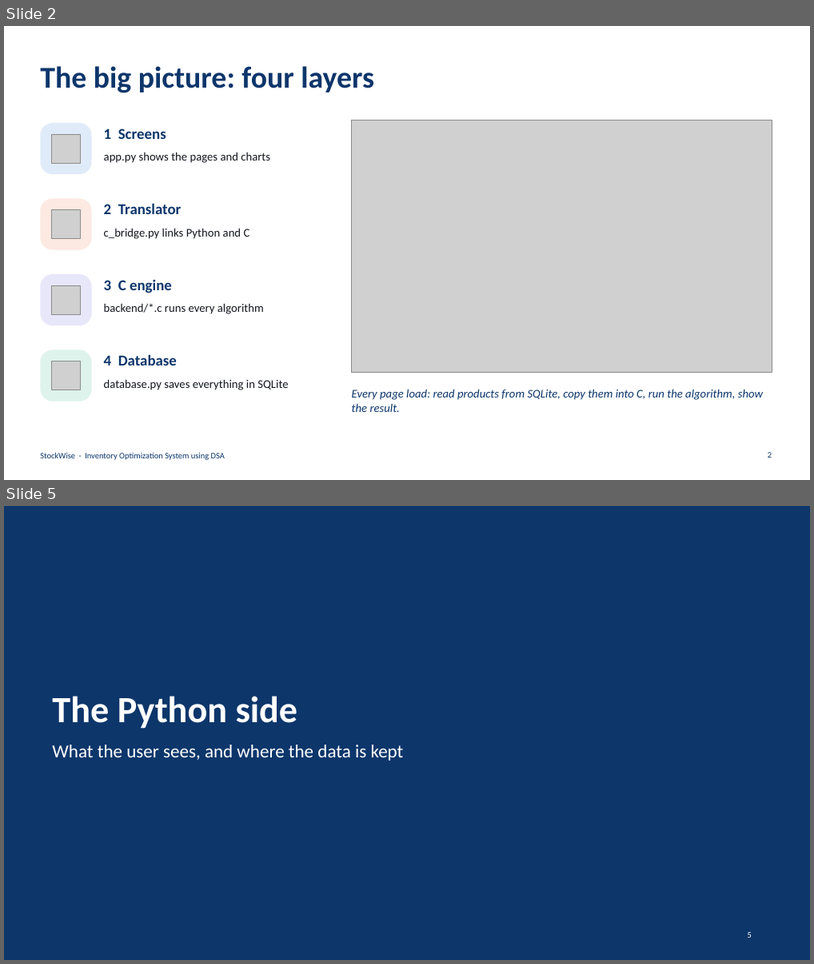
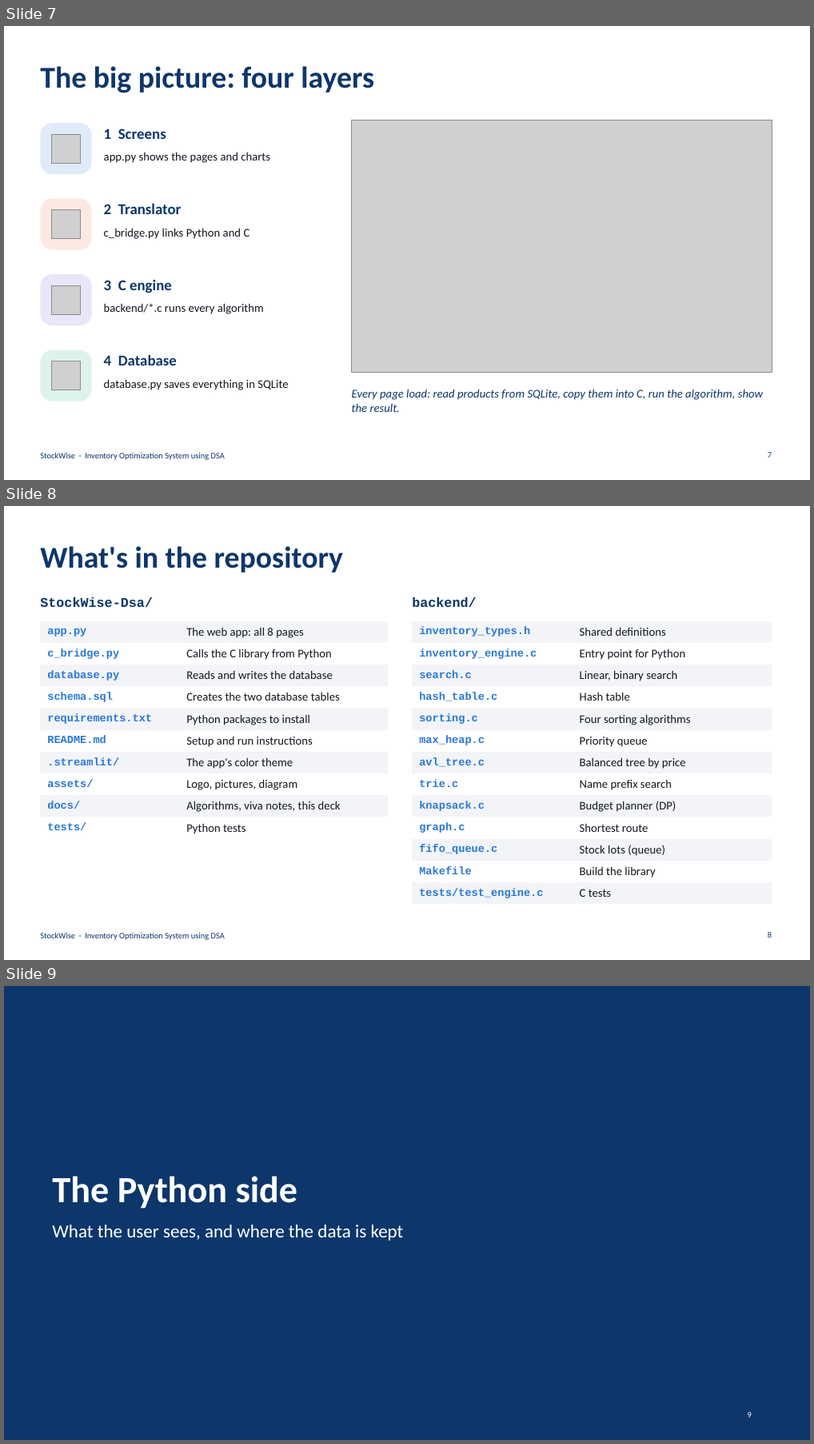
Before and after one commit to AatifAhmedShaikh/StockWise-Dsa, a slide deck: docs/StockWise_Project_Overview.pptx. Shown one above the other, each under a label of ours: slides 2 and 5 before the commit, slides 7, 8 and 9 after it; the slides between them are not shown. The pictures are 814x964 and 814x1444 pixels, drawn with LibreOffice and Linux fonts; fonts in the diff are those of the drawing; grey boxes stand for pictures. Boxes give left, top, right and bottom in pixels: in the first picture for what was removed or moved away, otherwise in the second. Text is boxed around its words. In the diff, an @@ line names an element or a change of style, - is before the commit and + after.

```diff
--- a/docs/StockWise_Project_Overview.pptx
+++ b/docs/StockWise_Project_Overview.pptx
@@ slide 8 added at [4,506,810,960], background #FFFFFF; not listed: 1 template element that a slide beside it also shows @@
@@ title added at [40,546,343,572], 36 pt, text #0D366B, bold @@
+What's in the repository
@@ text added at [40,597,153,608], 16 pt, text #0D366B, bold @@
+StockWise-Dsa/
@@ text added at [412,597,476,608], 16 pt, text #0D366B, bold @@
+backend/
@@ table added at [40,621,388,837], 10 rows, 2 columns @@
+app.py | The web app: all 8 pages
+c_bridge.py | Calls the C library from Python
+database.py | Reads and writes the database
+schema.sql | Creates the two database tables
+requirements.txt | Python packages to install
+README.md | Setup and run instructions
+.streamlit/ | The app's color theme
+assets/ | Logo, pictures, diagram
+docs/ | Algorithms, viva notes, this deck
+tests/ | Python tests
@@ table added at [412,621,772,901], 13 rows, 2 columns @@
+inventory_types.h | Shared definitions
+inventory_engine.c | Entry point for Python
+search.c | Linear, binary search
+hash_table.c | Hash table
+sorting.c | Four sorting algorithms
+max_heap.c | Priority queue
+avl_tree.c | Balanced tree by price
+trie.c | Name prefix search
+knapsack.c | Budget planner (DP)
+graph.c | Shortest route
+fifo_queue.c | Stock lots (queue)
+Makefile | Build the library
+tests/test_engine.c | C tests
@@ page number added at [768,932,772,937], 10 pt, text #0D366B @@
+8
@@ what was slide 2 is now slide 7 @@
@@ what was slide 5 is now slide 9 @@
@@ page number at [748,1412,752,1417]: text changed @@
-5
+9
```
Also in this commit, not shown: 2 slides changed, 8 other slides added, 2 slides removed, 1 other file.
